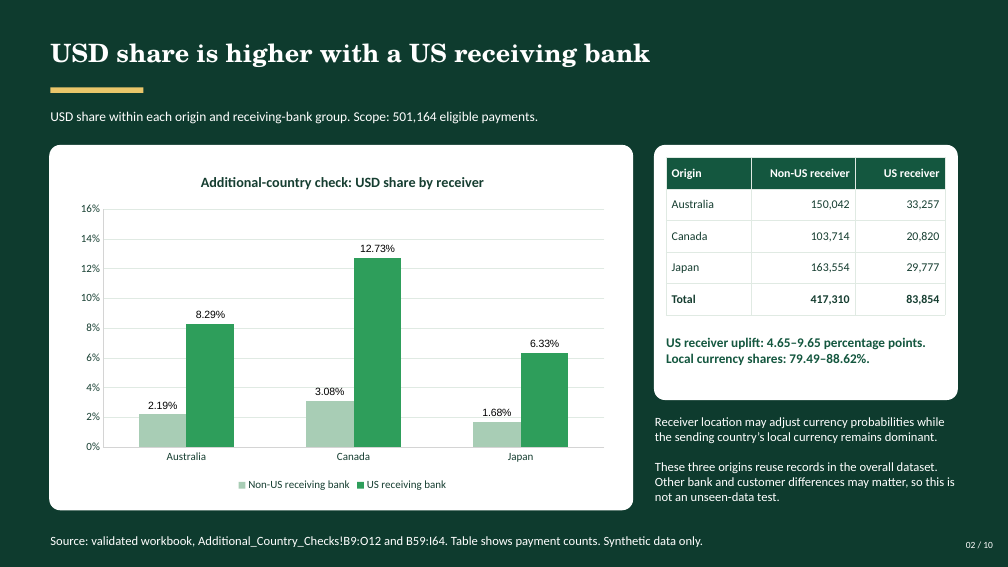
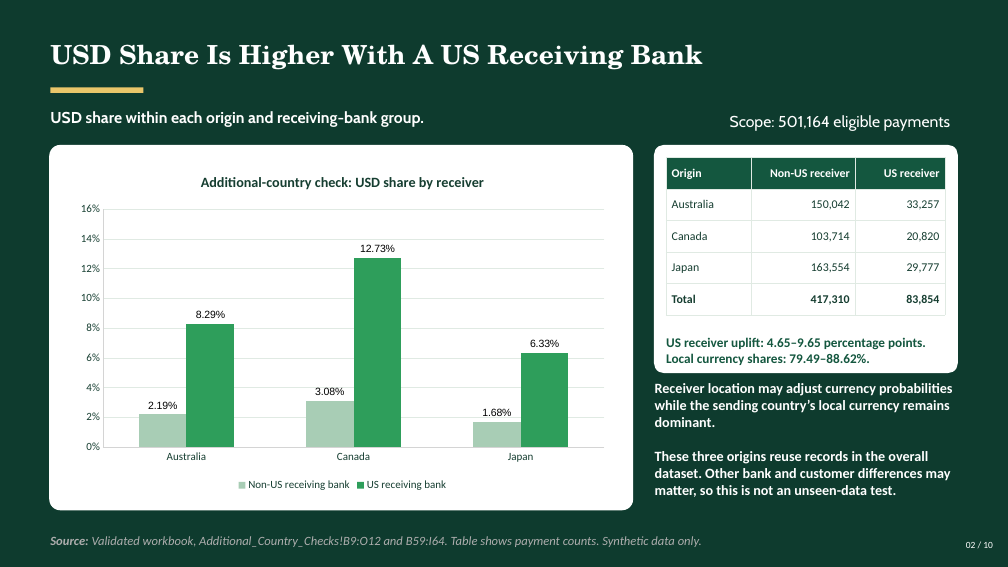
Before and after one commit to w313nnn/UMDAC-Datathon-2026, a slide deck: slide 2 of UMDAC_Combined_Findings.pptx. Drawn at 1008x567 pixels with LibreOffice and Linux fonts; fonts in the diff are those of the drawing. Boxes give left, top, right and bottom in pixels: in the first picture for what was removed or moved away, otherwise in the second. Text is boxed around its words. In the diff, an @@ line names an element or a change of style, - is before the commit and + after.

```diff
--- a/UMDAC_Combined_Findings.pptx
+++ b/UMDAC_Combined_Findings.pptx
@@ text at <box>50,44,703,70</box>: text changed; size 24 to 25 pt @@
-USD share is higher with a US receiving bank
+USD Share Is Higher With A US Receiving Bank
@@ text at <box>50,111,424,127</box>: text changed; size 12.8 to 15 pt; font Calibri to Cabin; bold on @@
-USD share within each origin and receiving-bank group. Scope: 501,164 eligible payments.
+USD share within each origin and receiving-bank group.
@@ text added at <box>730,115,950,131</box>, 15 pt, text #FFFFFF @@
+Scope: 501,164 eligible payments
@@ rounded rectangle: place and size @@
-rounded rectangle at <box>654,145,958,401</box>
+rounded rectangle at <box>654,145,958,374</box>
@@ text "Receiver location may adjust currency ...": place and size @@
-text "Receiver location may adjust currency ..." at <box>655,417,955,501</box>
+text "Receiver location may adjust currency ..." at <box>655,383,952,497</box>
@@ text "Receiver location may adjust currency ..." at <box>655,383,952,497</box>: size 12 to 13.5 pt, bold on @@
@@ text at <box>50,536,702,547</box>: text changed; text colour #FFFFFF to #AEAEAE; italic on @@
-Source: validated workbook, Additional_Country_Checks!B9:O12 and B59:I64. Table shows payment counts. Synthetic data only.
+Source: Validated workbook, Additional_Country_Checks!B9:O12 and B59:I64. Table shows payment counts. Synthetic data only.
```
Also in this commit, not shown: 9 other slides changed.
